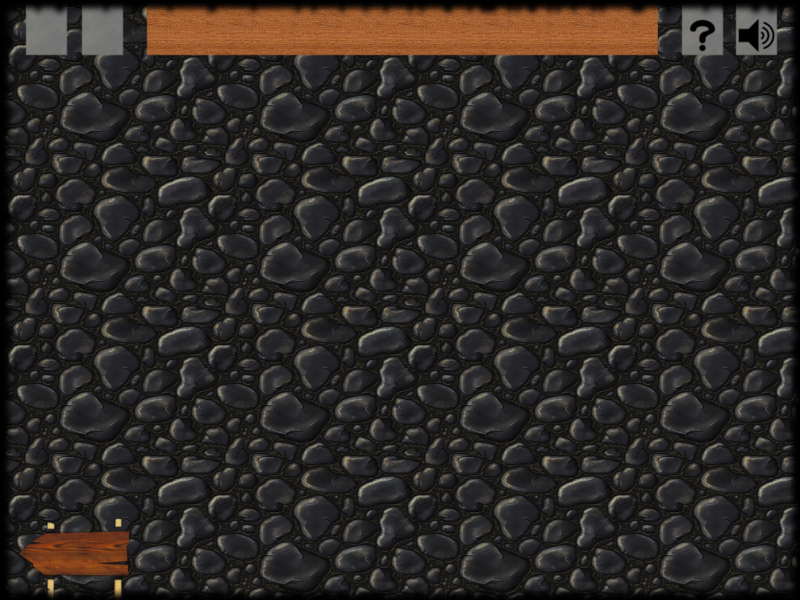
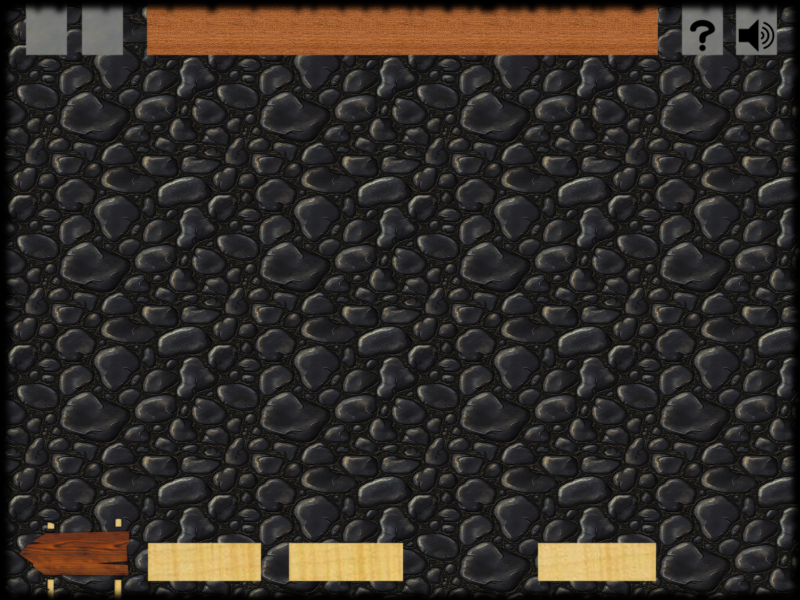
Comparing the layer stacks of the two 800x600 images. Changes:
added layer "boutonsBas" above "undo2" over [147, 542, 657, 582]
